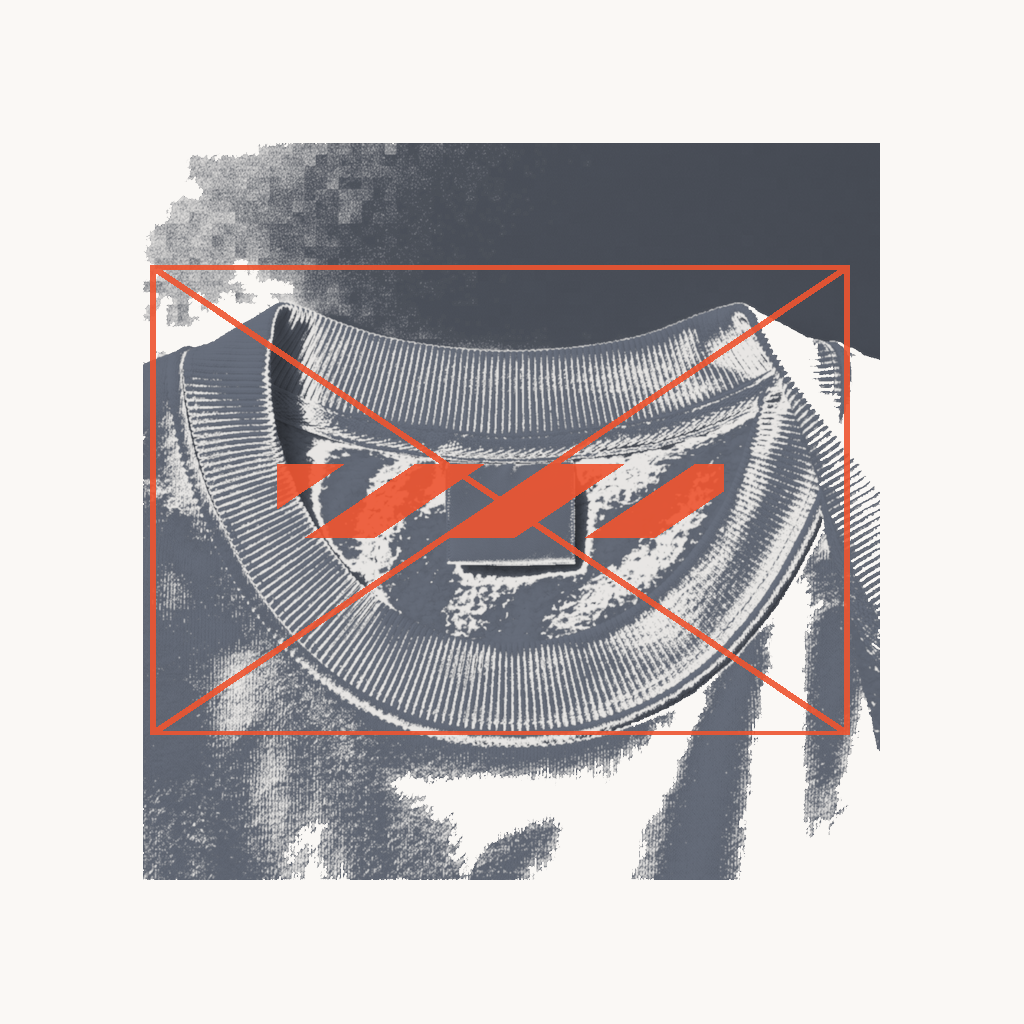
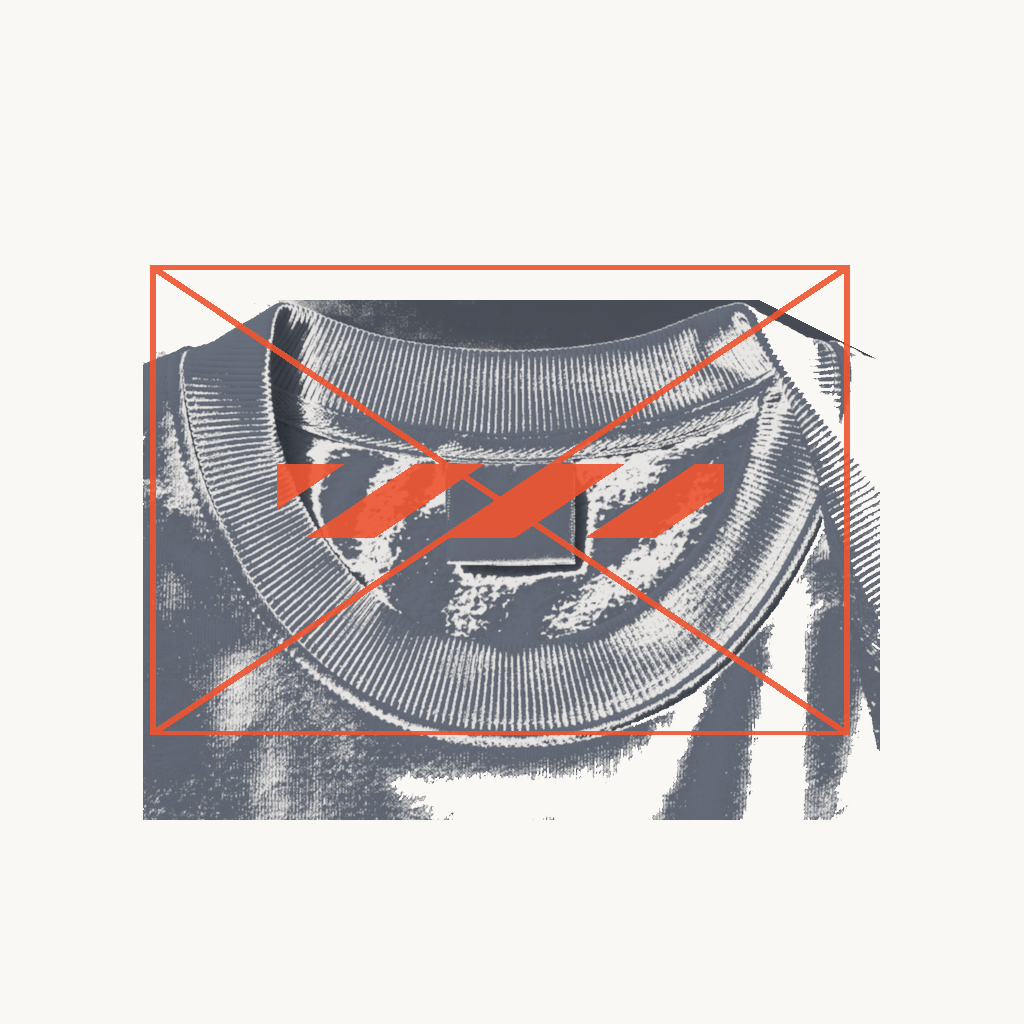
Comparing the layer stacks of the two 1024 x 1024 images. Changes:
painted on "10 Product Base - hoodie - grey - neck-label" over 143, 143, 880, 880